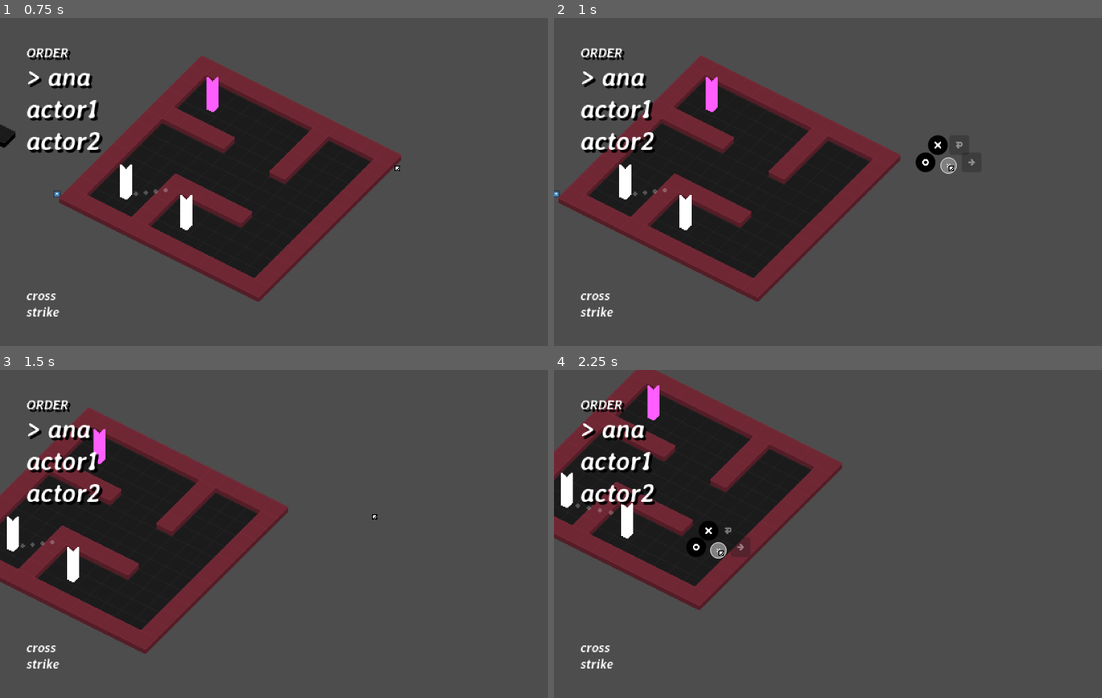
Above: before the commit, frames 1-4 (two rows, left to right).
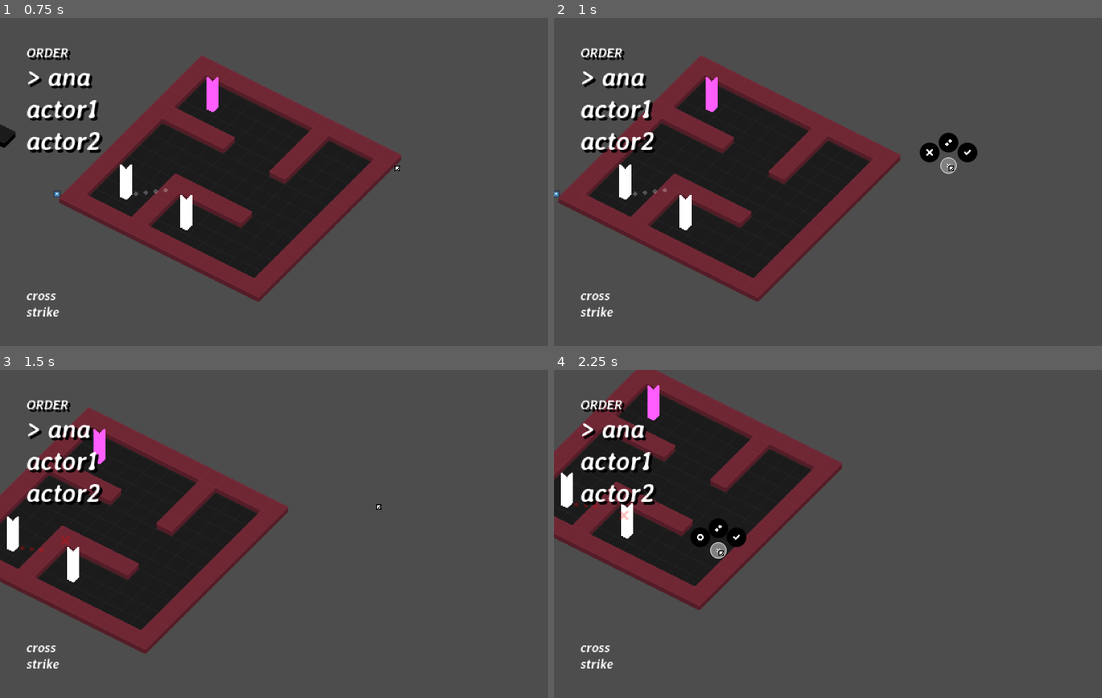
Above: after the commit, the same moments.

Repository: webcatzz/bd
Game: Godot game, scene res://scenes/main.tscn
Same seed, same stepped clock (60 frames per second), same inputs: the game is played once before the commit and once after it. The engine's default icon, where the game draws it, is replaced by a stand-in: a white triangle on a blue panel in a dark square.
Inputs (mouse positions are in pixels of both pictures, inside the frame that each line leads up to; where the layout moved, square brackets give the same spot in the first picture):
- Up to frame 1 (0.75 s): tap Enter at 0.5 s; move the mouse to (394, 165) at 0.52 s; press the mouse at (394, 165) at 0.53 s; hold D (move_right) from 0.53 s (still down)
- Up to frame 2 (1 s): keep holding D (move_right); right-click (948, 165) at 0.8 s
- Up to frame 3 (1.5 s): release D (move_right) at 1.25 s; release the mouse at (394, 517) at 1.25 s; click (378, 504) [372, 514] at 1.25 s
- Up to frame 4 (2.25 s): tap Space at 2 s; move the mouse to (718, 550) at 2.02 s; hold S (move_down) from 2.03 s (still down); right-click (718, 550) at 2.1 s

Frame 1 is identical in both runs. In frame 2, 0.6% of the frame differs, in the area x 66-78%, y 35-48%; in frame 3, 0.1%; in frame 4, 0.7%, in the area x 3-36%, y 40-57%.

Commit message:
icon lib and radial menu improvements

Diff:
--- a/scenes/actor/player.gd
+++ b/scenes/actor/player.gd
@@ -1,7 +1,6 @@
 class_name Player
 extends Actor
 
-var action_mode: Action.Type : set = _set_action_mode
 var hover_action: Action
 
 
@@ -20,13 +19,11 @@
 	super()
 
 
+# input
+
 func _unhandled_input(event: InputEvent) -> void:
 	if event.is_action_pressed("right_click"):
-		var menu: RadialMenu = Game.cursor.open_menu()
-		menu.add_item("Cross", Lib.get_icon(Vector2i(1, 0)), _set_action_mode.bind(Action.Type.MOVE))
-		menu.add_item("Strike", Lib.get_icon((Vector2i(2, 0))), _set_action_mode.bind(Action.Type.HIT))
-		menu.add_item("Clear path", Lib.get_icon((Vector2i(3, 0))), clear_path, path.size() <= 1)
-		menu.add_item("End turn", Lib.get_icon((Vector2i(4, 0))), end_turn, path.size() <= 1)
+		open_radial_menu()
 	elif hover_action:
 		if event is InputEventMouseMotion:
 			update_hover_action()
@@ -34,11 +31,29 @@
 			commit_hover_action()
 
 
+func open_radial_menu() -> void:
+	var menu: RadialMenu = Game.cursor.open_menu()
+	if hover_action:
+		if hover_action.type != Action.Type.MOVE:
+			menu.add_item("Cross", Lib.get_icon(Lib.Icon.O), set_hover_action_type.bind(Action.Type.MOVE))
+		if hover_action.type != Action.Type.HIT:
+			menu.add_item("Strike", Lib.get_icon(Lib.Icon.X), set_hover_action_type.bind(Action.Type.HIT))
+	else:
+		menu.add_item("Cross", Lib.get_icon(Lib.Icon.O), push_error, true)
+	menu.add_item("Edit path", Lib.get_icon(Lib.Icon.PATH), open_path_menu)
+	menu.add_item("Commit", Lib.get_icon(Lib.Icon.CHECK), end_turn)
+
+
+func open_path_menu() -> void:
+	var menu: RadialMenu = Game.cursor.open_menu()
+	menu.add_item("Undo", Lib.get_icon(Lib.Icon.ARROW_SPIN_PREV), undo_path, path.size() > 1)
+	menu.add_item("Clear", Lib.get_icon(Lib.Icon.ARROW_IN_PREV), clear_path, path.size() > 1)
+
+
 # hover action
 
 func add_hover_action() -> void:
 	hover_action = path.push()
-	hover_action.type = action_mode
 	hover_action.modulate.a = 0.5
 	update_hover_action()
 
@@ -55,6 +70,12 @@
 	hover_action.is_possible = not hover_action.is_colliding()
 
 
+func set_hover_action_type(type: Action.Type) -> void:
+	if hover_action:
+		hover_action.type = type
+		update_hover_action()
+
+
 func commit_hover_action() -> void:
 	if not hover_action.is_possible: return
 	hover_action.modulate.a = 1.0
@@ -68,11 +89,10 @@
 	add_hover_action()
 
 
-func _set_action_mode(value: Action.Type) -> void:
-	action_mode = value
-	if hover_action:
-		hover_action.type = value
-	update_hover_action()
+func undo_path() -> void:
+	path.pop().queue_free()
+	path.pop().queue_free()
+	add_hover_action()
 
 
 # init
--- a/scenes/autoloads/lib.gd
+++ b/scenes/autoloads/lib.gd
@@ -1,11 +1,30 @@
 extends Node
 
-var icons: Texture2D = preload("res://assets/icons.png")
+enum Icon {
+	CLOSE,
+	ARROW_PREV,
+	ARROW_NEXT,
+	ARROW_DOUBLE_PREV,
+	ARROW_DOUBLE_NEXT,
+	ARROW_OUT_PREV,
+	ARROW_OUT_NEXT,
+	ARROW_IN_PREV,
+	ARROW_IN_NEXT,
+	ARROW_SPIN_PREV,
+	ARROW_SPIN_NEXT,
+	O,
+	X,
+	CHECK,
+	PATH,
+}
+
+const ICONS := preload("res://assets/icons.png")
 
 
-func get_icon(coords: Vector2i) -> AtlasTexture:
+func get_icon(idx: int) -> AtlasTexture:
 	var icon := AtlasTexture.new()
-	icon.atlas = icons
-	icon.region.position = coords * 8.0
+	var columns: int = ICONS.get_width() / 8
+	icon.atlas = ICONS
 	icon.region.size = Vector2(8.0, 8.0)
+	icon.region.position = Vector2(idx % columns, idx / columns) * 8.0
 	return icon
--- a/scenes/ui/radial_menu/radial_menu.gd
+++ b/scenes/ui/radial_menu/radial_menu.gd
@@ -16,12 +16,12 @@
 
 # items
 
-func add_item(text: String, icon: Texture2D, callback: Callable = print.bind(text), disabled: bool = false) -> void:
+func add_item(text: String, icon: Texture2D, callback: Callable = print.bind(text), enabled: bool = true) -> void:
 	var item: Button = preload("res://scenes/ui/radial_menu/radial_menu_item.tscn").instantiate()
 	item.position = (size - item.size) * 0.5
-	#item.text = text
+	item.tooltip_text = text
 	item.icon = icon
-	item.disabled = disabled
+	item.disabled = not enabled
 	item.pressed.connect(callback)
 	item.pressed.connect(queue_free)
 	add_child(item)
--- a/scenes/ui/radial_menu/radial_menu_item.tscn
+++ b/scenes/ui/radial_menu/radial_menu_item.tscn
@@ -13,6 +13,13 @@
 corner_radius_bottom_right = 32
 corner_radius_bottom_left = 32
 anti_aliasing = false
+
+[sub_resource type="StyleBoxFlat" id="StyleBoxFlat_2dk7g"]
+bg_color = Color(0.25, 0.25, 0.25, 1)
+corner_radius_top_left = 32
+corner_radius_top_right = 32
+corner_radius_bottom_right = 32
+corner_radius_bottom_left = 32
 
 [sub_resource type="StyleBoxFlat" id="StyleBoxFlat_btl36"]
 bg_color = Color(0.501961, 0.501961, 0.501961, 1)
@@ -34,6 +41,7 @@
 offset_bottom = 24.0
 theme_override_font_sizes/font_size = 10
 theme_override_styles/focus = SubResource("StyleBoxFlat_bb7am")
+theme_override_styles/disabled = SubResource("StyleBoxFlat_2dk7g")
 theme_override_styles/hover = SubResource("StyleBoxFlat_btl36")
 theme_override_styles/pressed = SubResource("StyleBoxFlat_jj511")
 theme_override_styles/normal = SubResource("StyleBoxFlat_jj511")
Binary file changed: assets/icons.png
Not shown: 1 places in scenes/ui/radial_menu/radial_menu_item.tscn that only renumber resources
